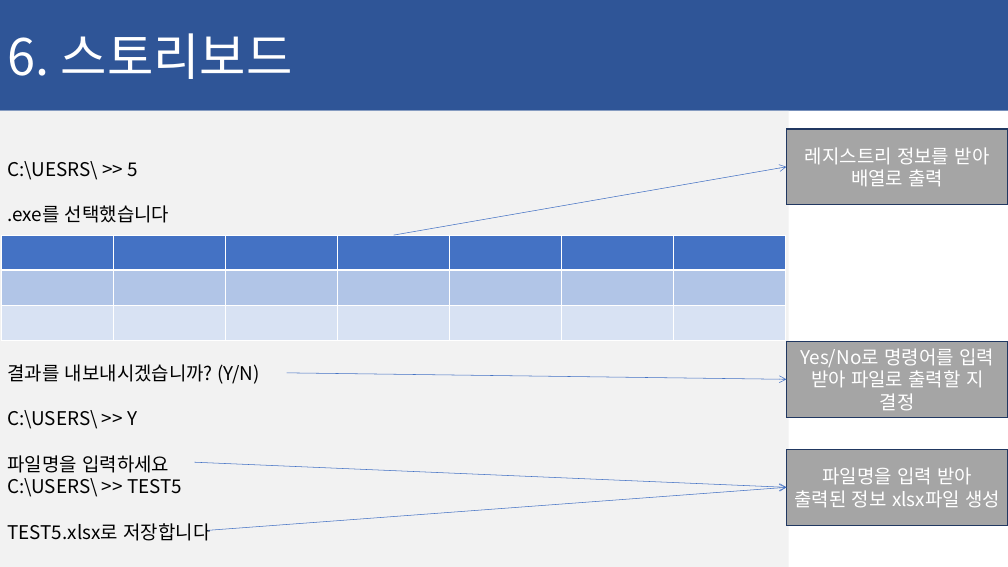
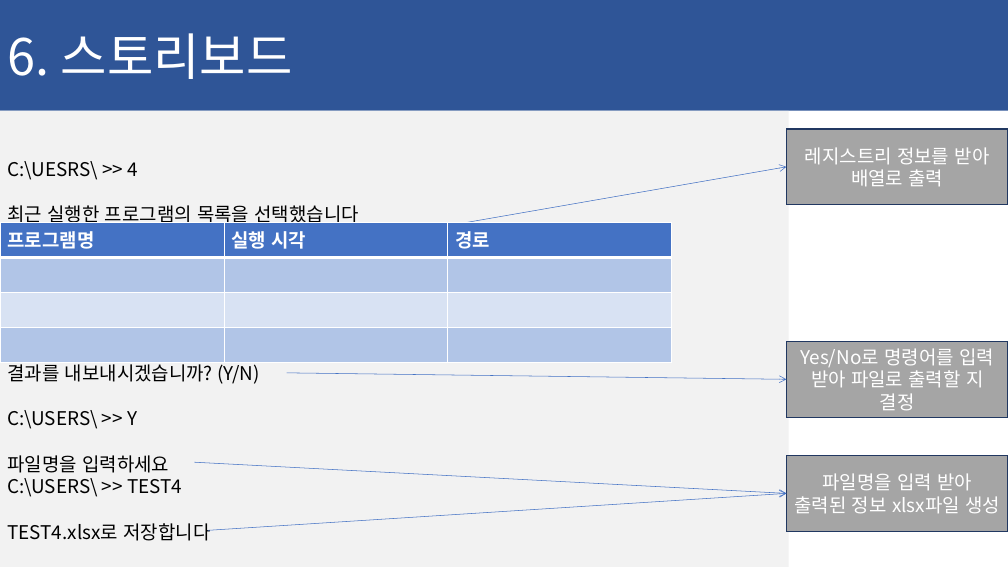
Before and after one commit to ChaeSung-Lee/DJ_InternShip, a slide deck: slide 35 of 2021_Summer/jp.hong/Project_BnD_jph.pptx (slide 36 before the commit). Drawn at 1008x567 pixels with LibreOffice and Linux fonts; fonts in the diff are those of the drawing. Boxes give left, top, right and bottom in pixels: in the first picture for what was removed or moved away, otherwise in the second. Text is boxed around its words. In the diff, an @@ line names an element or a change of style, - is before the commit and + after.

```diff
--- a/2021_Summer/jp.hong/Project_BnD_jph.pptx
+++ b/2021_Summer/jp.hong/Project_BnD_jph.pptx
@@ text in rectangle at box(7, 161, 359, 227): text changed @@
-C:\UESRS\ >> 5
-.exe를 선택했습니다
+C:\UESRS\ >> 4
+최근 실행한 프로그램의 목록을 선택했습니다
@@ table added at box(0, 222, 671, 345), 4 rows, 3 columns @@
+프로그램명 | 실행 시각 | 경로
+ |  | 
+ |  | 
+ |  | 
@@ table removed at box(2, 235, 785, 327), 3 rows, 7 columns @@
- |  |  |  |  |  | 
- |  |  |  |  |  | 
- |  |  |  |  |  | 
@@ text in rectangle at box(7, 478, 210, 541): text changed @@
-C:\USERS\ >> TEST5
-TEST5.xlsx로 저장합니다
+C:\USERS\ >> TEST4
+TEST4.xlsx로 저장합니다
@@ arrow moved from (194, 462) - (786, 488) to (194, 462) - (786, 494) @@
@@ rectangle "파일명을 입력 받아 출력된 정보 ...": place and size @@
-rectangle "파일명을 입력 받아 출력된 정보 ..." at box(786, 450, 1008, 526)
+rectangle "파일명을 입력 받아 출력된 정보 ..." at box(786, 456, 1008, 532)
@@ arrow moved from (208, 531) - (786, 488) to (208, 531) - (786, 494) @@
```
Also in this commit, not shown: 5 other slides changed, 1 slide removed, 1 other file.
